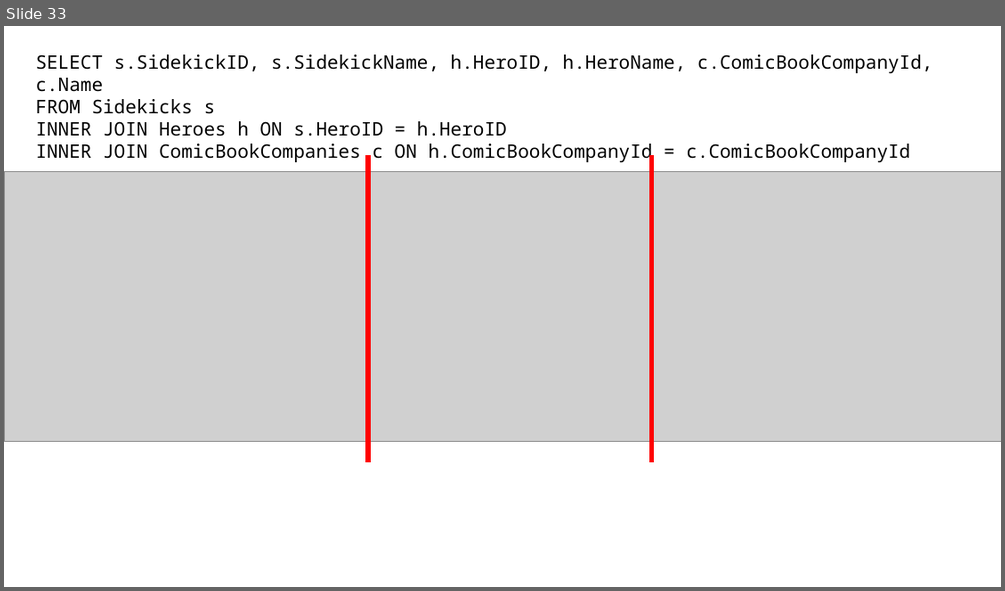
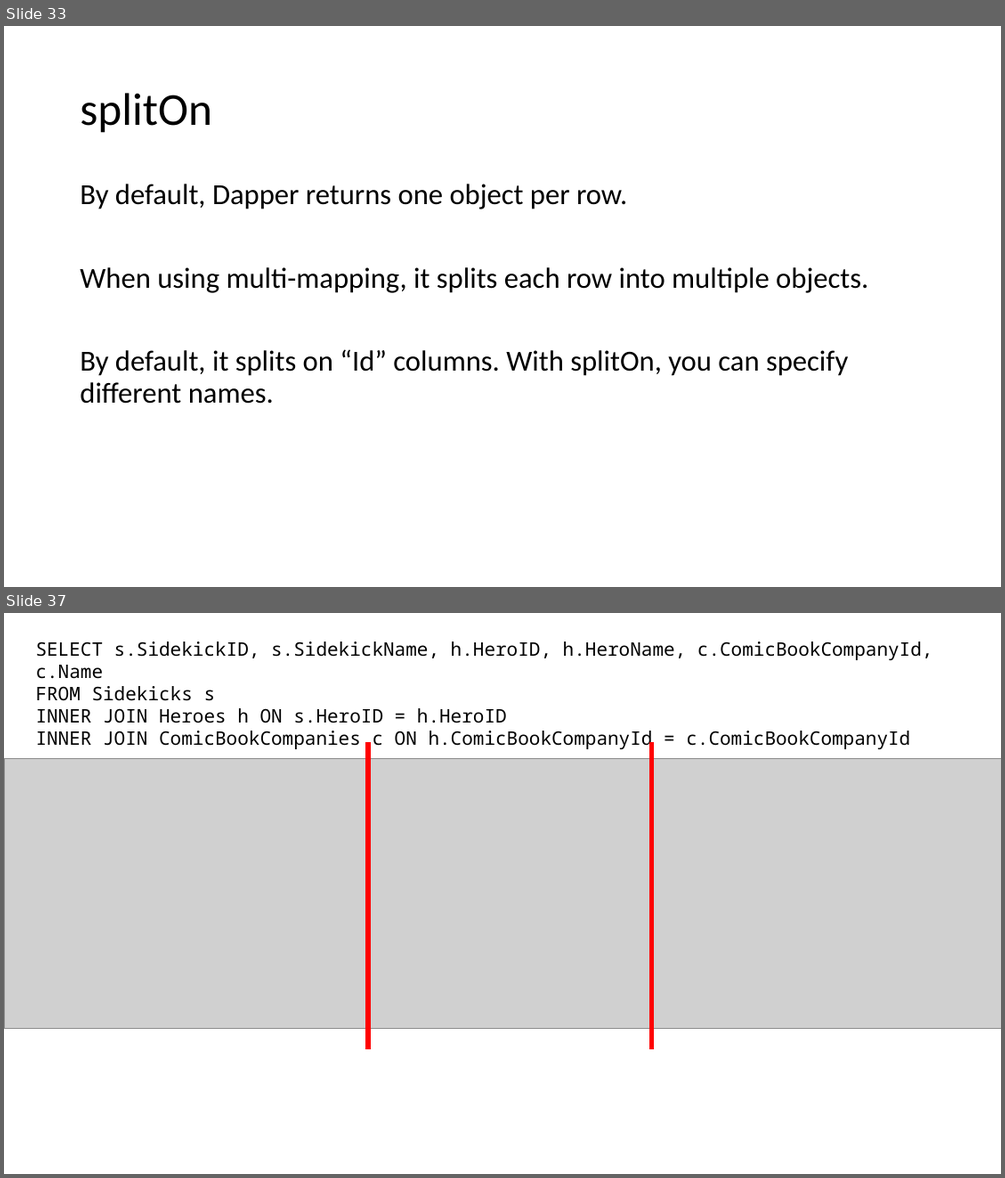
Before and after one commit to mgroves/SwitchToDapper, a slide deck: Dapper.pptx. Shown one above the other, each under a label of ours: slide 33 before the commit, slides 33 and 37 after it; the slides between them are not shown. The pictures are 1005x591 and 1005x1178 pixels, drawn with LibreOffice and Linux fonts; fonts in the diff are those of the drawing; grey boxes stand for pictures. Boxes give left, top, right and bottom in pixels: in the first picture for what was removed or moved away, otherwise in the second. Text is boxed around its words. In the diff, an @@ line names an element or a change of style, - is before the commit and + after.

Commit message:
formatting multi mapping code better, adding and updating some screenshots in powerpoint

```diff
--- a/Dapper.pptx
+++ b/Dapper.pptx
@@ slide 33 added at [4, 26, 1001, 587], background #FFFFFF @@
@@ title added at [80, 93, 212, 133], 44 pt, text #000000 @@
+splitOn
@@ text added at [80, 184, 868, 403], 28 pt, text #000000 @@
+By default, Dapper returns one object per row.
+When using multi-mapping, it splits each row into multiple objects.
+By default, it splits on “Id” columns. With splitOn, you can specify different names.
@@ what was slide 33 is now slide 37 @@
```
Also in this commit, not shown: 1 slide changed, 3 other slides added, 1 other file.
